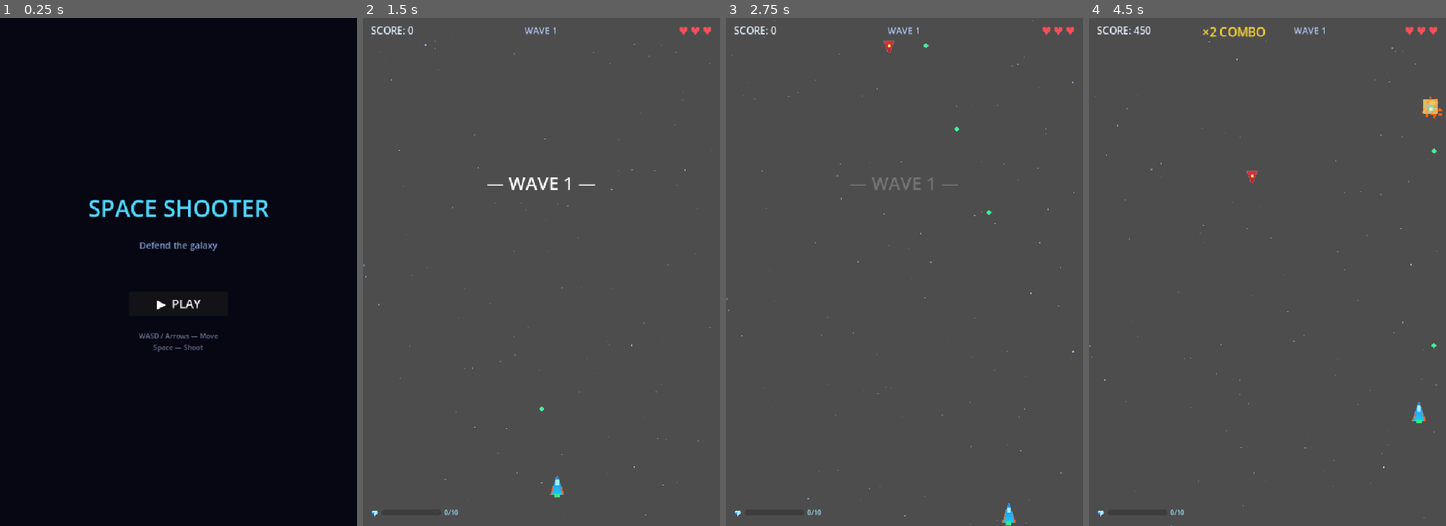
Above: before the commit, frames 1-4 (left to right).
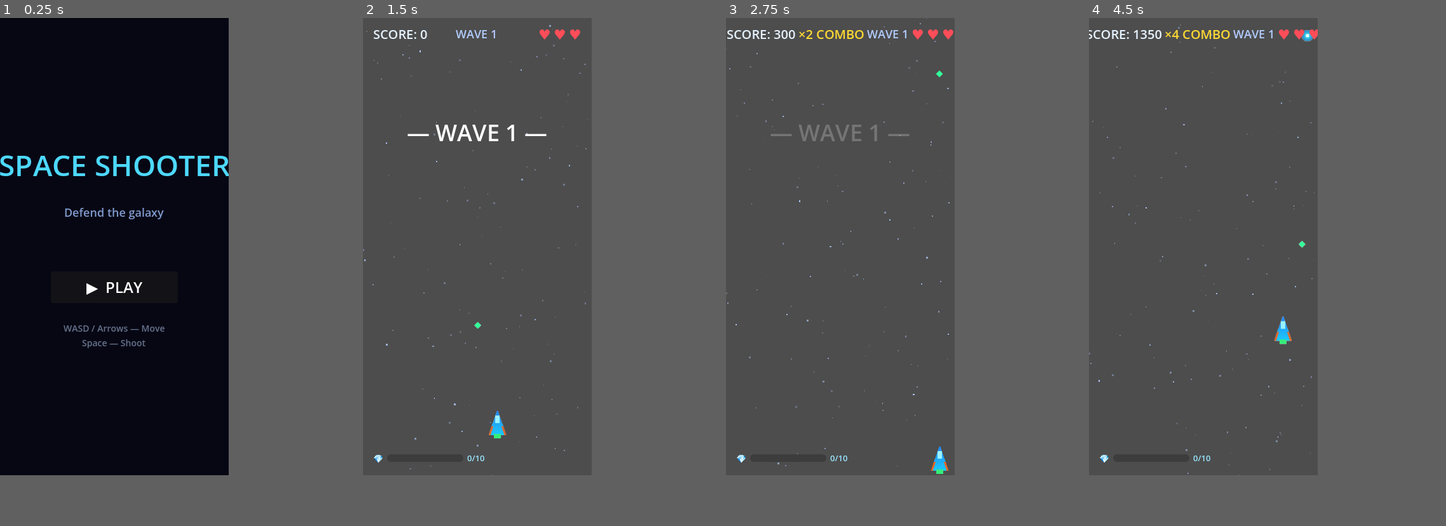
Above: after the commit, the same moments.

Repository: DiscM/Farinuff-Flight
Game: Godot game, scene res://ui/main_menu.tscn
Same seed, same stepped clock (60 frames per second), same inputs: the game is played once before the commit and once after it.
Inputs (mouse positions are in pixels of both pictures, inside the frame that each line leads up to):
- Up to frame 1 (0.25 s): no input
- Up to frame 2 (1.5 s): click "▶ PLAY" at 0.5 s; tap Enter at 1.25 s; move the mouse to (620, 246) at 1.27 s; hold D (move_right) from 1.28 s (still down); hold Space (shoot) from 1.28 s (still down)
- Up to frame 3 (2.75 s): move the mouse to (833, 297) at 2.02 s; release D (move_right) at 2.03 s; release Space (shoot) at 2.03 s; hold S (move_down) from 2.03 s (still down); tap Space (shoot) at 2.1 s
- Up to frame 4 (4.5 s): move the mouse to (1303, 160) at 2.77 s; release S (move_down) at 2.78 s; hold D (move_right) 2.78-3.53 s; hold Space (shoot) 2.78-3.53 s; move the mouse to (1249, 373) at 3.52 s; hold W (move_up) 3.53-4.28 s; tap Space (shoot) at 3.6 s; move the mouse to (1374, 348) at 4.27 s; hold A (move_left) from 4.28 s (still down); hold Space (shoot) from 4.28 s (still down)
In our replay, the window is 562x800 before the commit and 360x720 after it. These sizes can differ from the game's own. Grey fills any space a smaller window leaves; there, only what the larger window draws over its background counts as a difference.

The runs differ from the first frame. In frame 1, 3.0% of the frame differs, in the area x 0-76%, y 27-66%; in frame 2, 1.6%; in frame 3, 1.7%; in frame 4, 1.6%.

Commit message:
Add fast enemy and update project/editor caches
Introduce a new fast enemy scene and related editor metadata; update enemy scenes/scripts and the spawner, and regenerate Godot editor/project caches. Key changes: add fast_enemy folding config and scene, modify enemy scripts/scenes (base, basic, bomber, boss, tank, player), update systems/enemy_spawner.gd and scenes/game.gd, switch current editor scene to the fast enemy, and add skills.md and animation_skills.md. Many .godot editor and shader cache files were updated/added as part of editor state and cache regeneration.

Diff:
--- a/entities/enemies/base_enemy.gd
+++ b/entities/enemies/base_enemy.gd
@@ -22,6 +22,14 @@
 	var notifier := VisibleOnScreenNotifier2D.new()
 	add_child(notifier)
 	notifier.screen_exited.connect(_on_screen_exited)
+
+	# Dynamic procedural tween animation for "breathing" or wobble
+	var sprite := get_node_or_null("Sprite2D")
+	if sprite:
+		var tw := create_tween().set_loops()
+		# Slight squash and stretch
+		tw.tween_property(sprite, "scale", Vector2(1.05, 0.95), 0.6).set_trans(Tween.TRANS_SINE)
+		tw.tween_property(sprite, "scale", Vector2(0.95, 1.05), 0.6).set_trans(Tween.TRANS_SINE)
 
 func _physics_process(delta: float) -> void:
 	if not GameManager.is_game_active:
--- a/entities/enemies/basic_enemy.tscn
+++ b/entities/enemies/basic_enemy.tscn
@@ -16,15 +16,30 @@
 		for x in range(size):
 			var cx := float(x) - size / 2.0
 			var cy := float(y) - size / 2.0
-			# Inverted triangle (pointing down)
+			# Main Hull (Inverted triangle)
 			var hull_width := (1.0 - float(y) / size) * (size * 0.8)
 			if absf(cx) < hull_width / 2.0 and cy > -size * 0.4 and cy < size * 0.4:
-				var t := float(y) / size
-				var color := Color(0.9, 0.2, 0.3).lerp(Color(0.7, 0.1, 0.15), t)
+				var t: float = float(y) / size
+				var is_edge = absf(cx) > (hull_width / 2.0) - 1.5
+				var color := Color(0.9, 0.2, 0.3).lerp(Color(0.5, 0.05, 0.1), t)
+				if is_edge:
+					color = Color(1.0, 0.5, 0.5)
 				img.set_pixel(x, y, color)
-			# Eye/window
-			if absf(cx) < 3.0 and cy > -size * 0.15 and cy < size * 0.05:
-				img.set_pixel(x, y, Color(1.0, 0.9, 0.3))
+			# Winglets
+			if cy > -size * 0.1 and cy < size * 0.1 and absf(cx) >= hull_width / 2.0 and absf(cx) < hull_width / 2.0 + 4.0:
+				var wing_col = Color(0.6, 0.1, 0.15)
+				if absf(cx) > hull_width / 2.0 + 2.5: wing_col = Color(0.8, 0.2, 0.2)
+				img.set_pixel(x, y, wing_col)
+			# Eye/window with reflection
+			if absf(cx) < 4.0 and cy > -size * 0.2 and cy < size * 0.05:
+				var eye_col = Color(1.0, 0.9, 0.2)
+				if cx < -1.0 and cy < -size * 0.05:
+					eye_col = Color(1.0, 1.0, 0.8) # Glint
+				img.set_pixel(x, y, eye_col)
+			# Engine exhausts
+			if cy > size * 0.35 and cy < size * 0.45 and absf(absf(cx) - 4.0) < 2.0:
+				var alpha = 1.0 - (cy - size * 0.35) / (size * 0.1)
+				img.set_pixel(x, y, Color(0.0, 0.8, 1.0, alpha))
 	texture = ImageTexture.create_from_image(img)
 "
 
--- a/entities/enemies/bomber_enemy.tscn
+++ b/entities/enemies/bomber_enemy.tscn
@@ -9,28 +9,49 @@
 script/source = "extends Sprite2D
 
 func _ready() -> void:
-	var w := 40
-	var h := 32
+	var w := 48  # slightly wider
+	var h := 36
 	var img := Image.create(w, h, false, Image.FORMAT_RGBA8)
 	img.fill(Color.TRANSPARENT)
 	for y in range(h):
 		for x in range(w):
 			var cx := float(x) - w / 2.0
 			var cy := float(y) - h / 2.0
+
 			# Wide body
-			if absf(cx) < w * 0.4 and absf(cy) < h * 0.3:
-				var t := absf(cx) / (w * 0.4)
-				var color := Color(0.2, 0.65, 0.2).lerp(Color(0.1, 0.4, 0.1), t)
+			if absf(cx) < w * 0.35 and absf(cy) < h * 0.35:
+				var t: float = absf(cx) / (w * 0.35)
+				var color := Color(0.2, 0.65, 0.2).lerp(Color(0.1, 0.3, 0.1), t)
+				if absf(cx) > w * 0.35 - 1.5 or absf(cy) > h * 0.35 - 1.5:
+					color = Color(0.4, 0.8, 0.4) # Highlight
 				img.set_pixel(x, y, color)
-			# Wings extended further
-			if absf(cx) > w * 0.2 and absf(cx) < w * 0.48 and cy > -h * 0.1 and cy < h * 0.15:
-				img.set_pixel(x, y, Color(0.15, 0.5, 0.15))
-			# Bomb bay (dark square at bottom center)
-			if absf(cx) < 5.0 and cy > h * 0.1 and cy < h * 0.35:
-				img.set_pixel(x, y, Color(0.25, 0.25, 0.25))
-			# Cockpit
-			if absf(cx) < 3.0 and cy > -h * 0.3 and cy < -h * 0.1:
-				img.set_pixel(x, y, Color(0.8, 0.9, 0.4))
+
+			# Swept Heavy Wings
+			if absf(cx) >= w * 0.35 and absf(cx) < w * 0.48 and cy > -h * 0.15 and cy < h * 0.2:
+				var wing_col = Color(0.15, 0.5, 0.15)
+				if cy < -h * 0.1: wing_col = Color(0.3, 0.7, 0.3)
+				img.set_pixel(x, y, wing_col)
+
+			# Double Bomb bays
+			if cy > h * 0.05 and cy < h * 0.3 and (absf(cx + 6.0) < 4.0 or absf(cx - 6.0) < 4.0):
+				# Warning stripes
+				if fmod(cy + cx, 4.0) < 2.0:
+					img.set_pixel(x, y, Color(0.9, 0.8, 0.1))
+				else:
+					img.set_pixel(x, y, Color(0.1, 0.1, 0.1))
+
+			# Cockpit window
+			if absf(cx) < 4.0 and cy > -h * 0.3 and cy < -h * 0.1:
+				if cx < -1.0 and cy < -h * 0.2:
+					img.set_pixel(x, y, Color(1.0, 1.0, 1.0))
+				else:
+					img.set_pixel(x, y, Color(0.8, 0.9, 0.4))
+
+			# Engine thrusters (multiple)
+			if cy > h * 0.35 and cy < h * 0.48 and (absf(absf(cx) - 10.0) < 2.5 or absf(absf(cx) - 3.0) < 2.0):
+				var alpha = 1.0 - (cy - h * 0.35) / (h * 0.13)
+				img.set_pixel(x, y, Color(1.0, 0.4, 0.0, alpha))
+
 	texture = ImageTexture.create_from_image(img)
 "
 
--- a/entities/enemies/boss_enemy.gd
+++ b/entities/enemies/boss_enemy.gd
@@ -88,7 +88,7 @@
 	match move_phase:
 		MovePhase.HOVER:
 			# Gentle wide sway at the top of the screen
-			var t := Time.get_ticks_msec() / 1000.0
+			var t: float = Time.get_ticks_msec() / 1000.0
 			var sway_x := sin(t * 0.85) * 200.0
 			var sway_y := sin(t * 0.5) * 35.0
 			var home := Vector2(viewport_size.x / 2.0, 140.0) + Vector2(sway_x, sway_y)
--- a/entities/enemies/boss_enemy.tscn
+++ b/entities/enemies/boss_enemy.tscn
@@ -20,23 +20,52 @@
 			var dx := float(x) - cx
 			var dy := float(y) - cy
 			var dist := Vector2(dx, dy).length()
+
 			# Outer hexagonal hull
 			var hex := maxf(absf(dx), absf(dx * 0.5 + dy * 0.866))
 			hex = maxf(hex, absf(dx * 0.5 - dy * 0.866))
+
 			if hex < cx - 2.0:
-				var t := hex / cx
+				var t: float = hex / cx
+				var is_edge = hex > cx - 5.0
 				var col := Color(0.15, 0.0, 0.25).lerp(Color(0.05, 0.0, 0.1), t)
+				if is_edge:
+					col = Color(0.5, 0.1, 0.8) # Strong neon edge
 				img.set_pixel(x, y, col)
-				# Armour plates
-				if fmod(float(y), 10.0) < 1.5 and hex < cx - 8.0:
-					img.set_pixel(x, y, Color(0.45, 0.1, 0.6, 0.7))
+
+				# Intricate Armour plates
+				if fmod(float(y), 12.0) < 2.0 and hex < cx - 10.0:
+					var plate_col = Color(0.2, 0.05, 0.3, 0.9)
+					if fmod(float(x), 12.0) < 2.0:
+						plate_col = Color(0.8, 0.3, 1.0) # Energy nodes at intersections
+					img.set_pixel(x, y, plate_col)
+
+			# Four geometric sub-cores
+			if absf(absf(dx) - 20.0) < 5.0 and absf(absf(dy) - 15.0) < 5.0:
+				var sub_dist = Vector2(absf(dx)-20.0, absf(dy)-15.0).length()
+				if sub_dist < 4.0:
+					img.set_pixel(x, y, Color(0.5, 0.8, 1.0))
+
+			# Inner glowing core shield
+			if dist < 20.0 and dist > 16.0:
+				var shield_t = (dist - 16.0) / 4.0
+				img.set_pixel(x, y, Color(1.0, 0.3, 1.0, 0.5).lerp(Color.TRANSPARENT, shield_t))
+
 			# Inner glowing core
 			if dist < 14.0:
-				var t2 := dist / 14.0
+				var t2: float = dist / 14.0
 				img.set_pixel(x, y, Color(1.0, 0.3, 1.0).lerp(Color(0.6, 0.1, 0.8), t2))
-			# Eye slits
-			if absf(dy + 10.0) < 3.0 and absf(dx) > 6.0 and absf(dx) < 22.0:
-				img.set_pixel(x, y, Color(1.0, 0.0, 0.5, 0.9))
+				if dist < 6.0:
+					img.set_pixel(x, y, Color(1.0, 1.0, 1.0)) # Super bright center
+
+			# Menacing Eye slits
+			if absf(dy + 12.0) < 4.0 and absf(dx) > 8.0 and absf(dx) < 26.0:
+				var eye_t = (absf(dy + 12.0)) / 4.0
+				var eye_col = Color(1.0, 0.0, 0.5).lerp(Color(0.5, 0.0, 0.2), eye_t)
+				if absf(dx) > 14.0 and absf(dx) < 18.0:
+					eye_col = Color(1.0, 1.0, 1.0) # glowing pupil
+				img.set_pixel(x, y, eye_col)
+
 	texture = ImageTexture.create_from_image(img)
 "
 
--- a/entities/enemies/fast_enemy.tscn
+++ b/entities/enemies/fast_enemy.tscn
@@ -9,21 +9,32 @@
 script/source = "extends Sprite2D
 
 func _ready() -> void:
-	var size := 26
+	var size := 32
 	var img := Image.create(size, size, false, Image.FORMAT_RGBA8)
 	img.fill(Color.TRANSPARENT)
 	for y in range(size):
 		for x in range(size):
 			var cx := float(x) - size / 2.0
 			var cy := float(y) - size / 2.0
-			# Sleek diamond shape
-			if absf(cx) + absf(cy) < size * 0.4:
-				var t := (absf(cx) + absf(cy)) / (size * 0.4)
-				var color := Color(1.0, 0.6, 0.0).lerp(Color(1.0, 0.3, 0.0), t)
+			# Swept-back Diamond (Stealth-like)
+			var dist = absf(cx * 1.5) + absf(cy * (0.8 if cy < 0 else 1.5))
+			if dist < size * 0.4:
+				var t: float = dist / (size * 0.4)
+				var is_edge = dist > size * 0.35
+				var color := Color(1.0, 0.5, 0.0).lerp(Color(0.8, 0.1, 0.0), t)
+				if is_edge:
+					color = Color(1.0, 0.8, 0.3)
 				img.set_pixel(x, y, color)
-			# Bright center
-			if absf(cx) + absf(cy) < size * 0.12:
-				img.set_pixel(x, y, Color(1.0, 1.0, 0.7))
+			# Racing stripe
+			if absf(cx) < 2.0 and dist < size * 0.35:
+				img.set_pixel(x, y, Color(0.2, 0.2, 0.2))
+			# Bright cockpit core
+			if dist < size * 0.1:
+				img.set_pixel(x, y, Color(0.0, 1.0, 1.0))
+			# Energy trail
+			if absf(cx) < 1.0 and cy >= size * 0.25 and cy < size * 0.45:
+				var alpha = 1.0 - (cy - size * 0.25) / (size * 0.2)
+				img.set_pixel(x, y, Color(1.0, 0.9, 0.2, alpha))
 	texture = ImageTexture.create_from_image(img)
 "
 
--- a/entities/enemies/tank_enemy.tscn
+++ b/entities/enemies/tank_enemy.tscn
@@ -18,20 +18,40 @@
 			var cx := float(x) - center
 			var cy := float(y) - center
 			var dist := Vector2(cx, cy).length()
+
 			# Hexagonal shape
 			var hex_dist := maxf(absf(cx), absf(cx * 0.5 + cy * 0.866))
 			hex_dist = maxf(hex_dist, absf(cx * 0.5 - cy * 0.866))
+
 			if hex_dist < center - 2.0:
-				var t := hex_dist / center
-				var color := Color(0.5, 0.15, 0.6).lerp(Color(0.3, 0.05, 0.4), t)
+				var t: float = hex_dist / (center - 2.0)
+				var is_edge = hex_dist > center - 4.0
+				var color := Color(0.5, 0.15, 0.6).lerp(Color(0.2, 0.05, 0.3), t)
+				if is_edge:
+					color = Color(0.7, 0.3, 0.8) # Bright edge
 				img.set_pixel(x, y, color)
+
 				# Armored plate lines
-				if fmod(float(y), 8.0) < 1.0 and hex_dist < center - 5.0:
-					img.set_pixel(x, y, Color(0.7, 0.3, 0.8, 0.8))
+				if fmod(float(y), 10.0) < 1.5 and hex_dist < center - 5.0:
+					img.set_pixel(x, y, Color(0.1, 0.0, 0.15, 0.8))
+
+				# Rivets on plates
+				if fmod(float(y), 10.0) < 1.0 and fmod(float(x), 10.0) < 1.0 and hex_dist < center - 6.0:
+					img.set_pixel(x, y, Color(0.8, 0.5, 0.9))
+
+			# Twin Cannons
+			if cy > center * 0.2 and cy < center * 0.8 and (absf(cx + 12.0) < 3.0 or absf(cx - 12.0) < 3.0):
+				img.set_pixel(x, y, Color(0.4, 0.4, 0.5))
+				if cy > center * 0.7: # Muzzle glow
+					img.set_pixel(x, y, Color(1.0, 0.8, 0.2))
+
 			# Core glow
 			if dist < 8.0:
-				var t := dist / 8.0
+				var t: float = dist / 8.0
 				img.set_pixel(x, y, Color(0.9, 0.3, 1.0).lerp(Color(0.5, 0.15, 0.6), t))
+			elif dist < 10.0 and dist >= 8.0:
+				img.set_pixel(x, y, Color(1.0, 1.0, 1.0)) # Core ring
+
 	texture = ImageTexture.create_from_image(img)
 "
 
--- a/entities/player/player.gd
+++ b/entities/player/player.gd
@@ -195,31 +195,39 @@
 
 # --- Taking damage ---
 
+var respawn_invincibility: float = 3.0
+
 func _on_area_entered(area: Area2D) -> void:
 	if not GameManager.is_game_active:
 		return
 	if is_invincible:
 		return
-	if area.is_in_group("enemies") or area.is_in_group("enemy_bullets"):
+	if area.is_in_group("enemies"):
+		respawn_invincibility = 3.0
+		_take_hit()
+	elif area.is_in_group("enemy_bullets"):
+		respawn_invincibility = 2.0
 		_take_hit()
 
 func _take_hit() -> void:
 	if has_shield:
 		has_shield = false
 		shield_sprite.visible = false
-		_start_invincibility()
+		_start_invincibility(1.5)
 		return
 
 	SignalBus.player_hit.emit()
 	if GameManager.lives > 0:
-		_start_invincibility()
-
-func _start_invincibility() -> void:
+		_start_invincibility(1.5)
+
+func _start_invincibility(duration: float = 1.5) -> void:
 	is_invincible = true
+	invincibility_timer.wait_time = duration
 	invincibility_timer.start()
 	# Flash effect
+	var loops = int(duration / 0.24)
 	var tween := create_tween()
-	tween.set_loops(6)
+	tween.set_loops(loops)
 	tween.tween_property(sprite, "modulate:a", 0.2, 0.12)
 	tween.tween_property(sprite, "modulate:a", 1.0, 0.12)
 
--- a/project.godot
+++ b/project.godot
@@ -26,9 +26,11 @@
 
 [display]
 
-window/size/viewport_width=720
-window/size/viewport_height=1024
+window/size/viewport_width=360
+window/size/viewport_height=720
+window/size/mode=2
 window/stretch/mode="canvas_items"
+window/stretch/aspect="expand"
 window/size/initial_width=450
 window/size/initial_height=640
 
--- a/scenes/game.gd
+++ b/scenes/game.gd
@@ -118,8 +118,14 @@
 func _on_try_again_accepted() -> void:
 	try_again_active = false
 	game_over_shown = false  # allow future deaths to trigger the popup again
-	# Clear all enemies and bullets from the scene
-	get_tree().call_group("enemies", "queue_free")
+
+	if is_instance_valid(player):
+		player._start_invincibility(player.respawn_invincibility)
+
+	# Clear regular enemies and bullets from the scene, but spare the Boss
+	for enemy in get_tree().get_nodes_in_group("enemies"):
+		if is_instance_valid(enemy) and not (enemy is BossEnemy):
+			enemy.queue_free()
 	get_tree().call_group("enemy_bullets", "queue_free")
 	get_tree().call_group("powerups", "queue_free")
 	# Restart enemy spawning
--- a/systems/enemy_spawner.gd
+++ b/systems/enemy_spawner.gd
@@ -105,5 +105,5 @@
 	boss_alive = false
 
 func _on_try_again_accepted() -> void:
-	boss_alive = false
-	start_spawning()
+	if not boss_alive:
+		start_spawning()
Not shown, added: animation_skills.md
Not shown, added: skills.md
